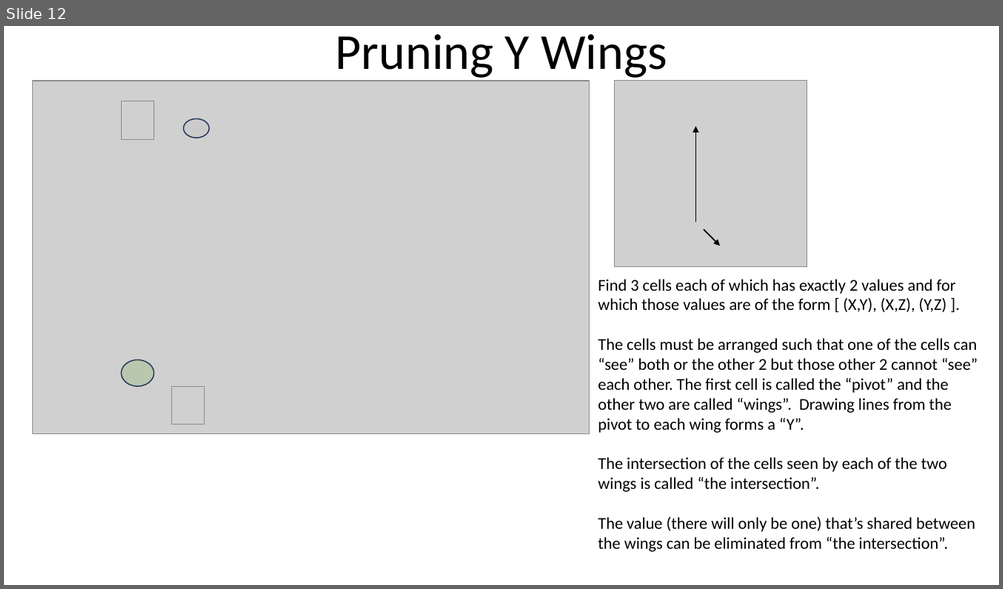
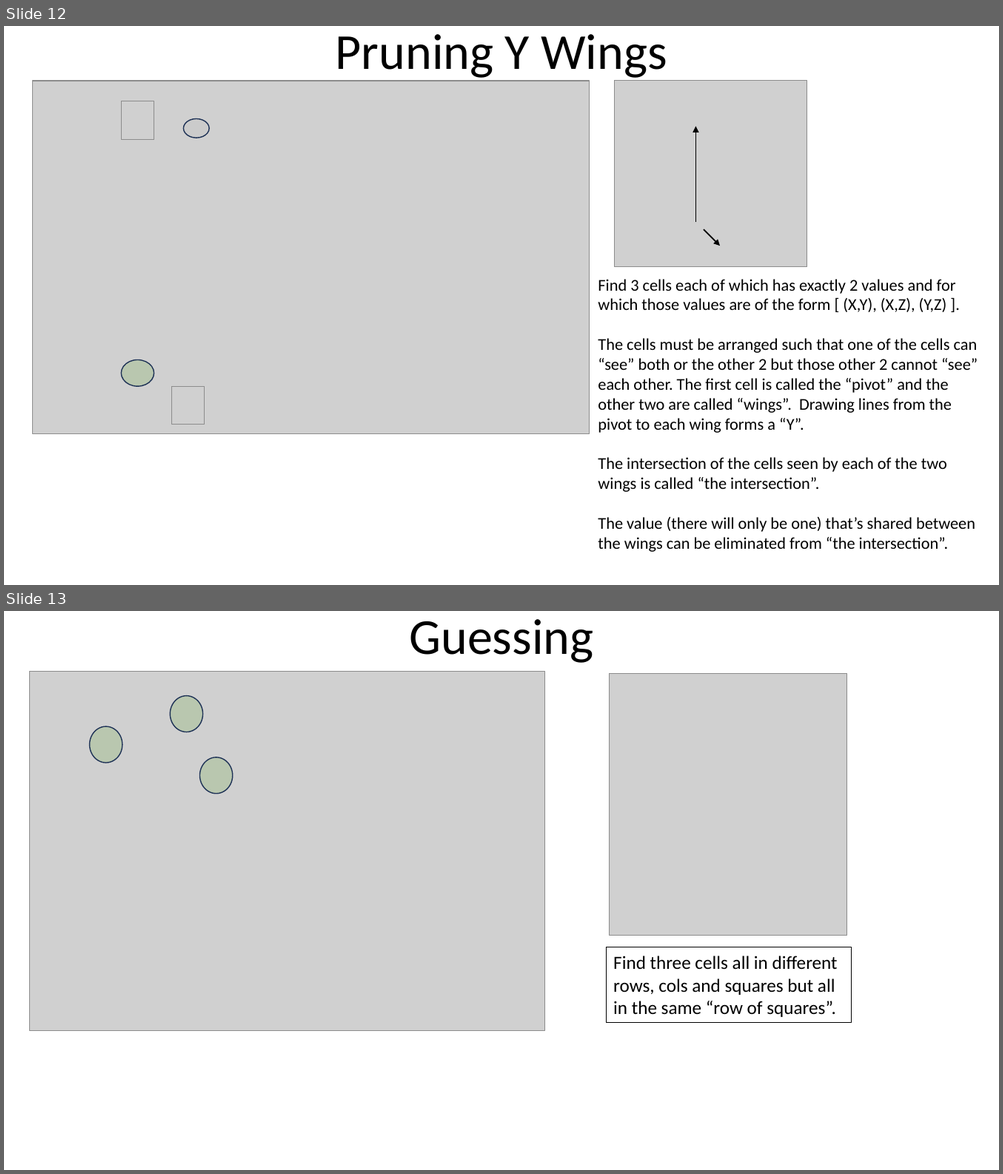
Before and after one commit to sgarrow/soduko, a slide deck: docs/prunning.pptx. Shown one above the other, each under a label of ours: slide 12 before the commit, slides 12 and 13 after it. The pictures are 1003x589 and 1003x1174 pixels, drawn with LibreOffice and Linux fonts; fonts in the diff are those of the drawing; grey boxes stand for pictures. Boxes give left, top, right and bottom in pixels: in the first picture for what was removed or moved away, otherwise in the second. Text is boxed around its words. In the diff, an @@ line names an element or a change of style, - is before the commit and + after.

Commit message:
Add guess cnt to puzzle dict. Can't guess and characterize at same time. Update docs.

```diff
--- a/docs/prunning.pptx
+++ b/docs/prunning.pptx
@@ slide 13 added at <box>4,611,999,1170</box>, background #FFFFFF @@
@@ title added at <box>409,619,593,663</box>, 48.6 pt, text #000000 @@
+Guessing
@@ picture added at <box>29,672,545,1031</box> @@
@@ picture added at <box>609,674,847,936</box> @@
@@ ellipse added at <box>170,696,203,732</box>, fill #70AD47 at 24% opacity, outline #1E3256 1 pt @@
@@ ellipse added at <box>90,726,122,763</box>, fill #70AD47 at 24% opacity, outline #1E3256 1 pt @@
@@ ellipse added at <box>199,758,233,794</box>, fill #70AD47 at 24% opacity, outline #1E3256 1 pt @@
@@ rectangle added at <box>606,948,851,1023</box>, outline #000000 1 pt, 18 pt, text #000000 @@
+Find three cells all in different rows, cols and squares but all in the same “row of squares”.
```
Also in this commit, not shown: 4 other files.
